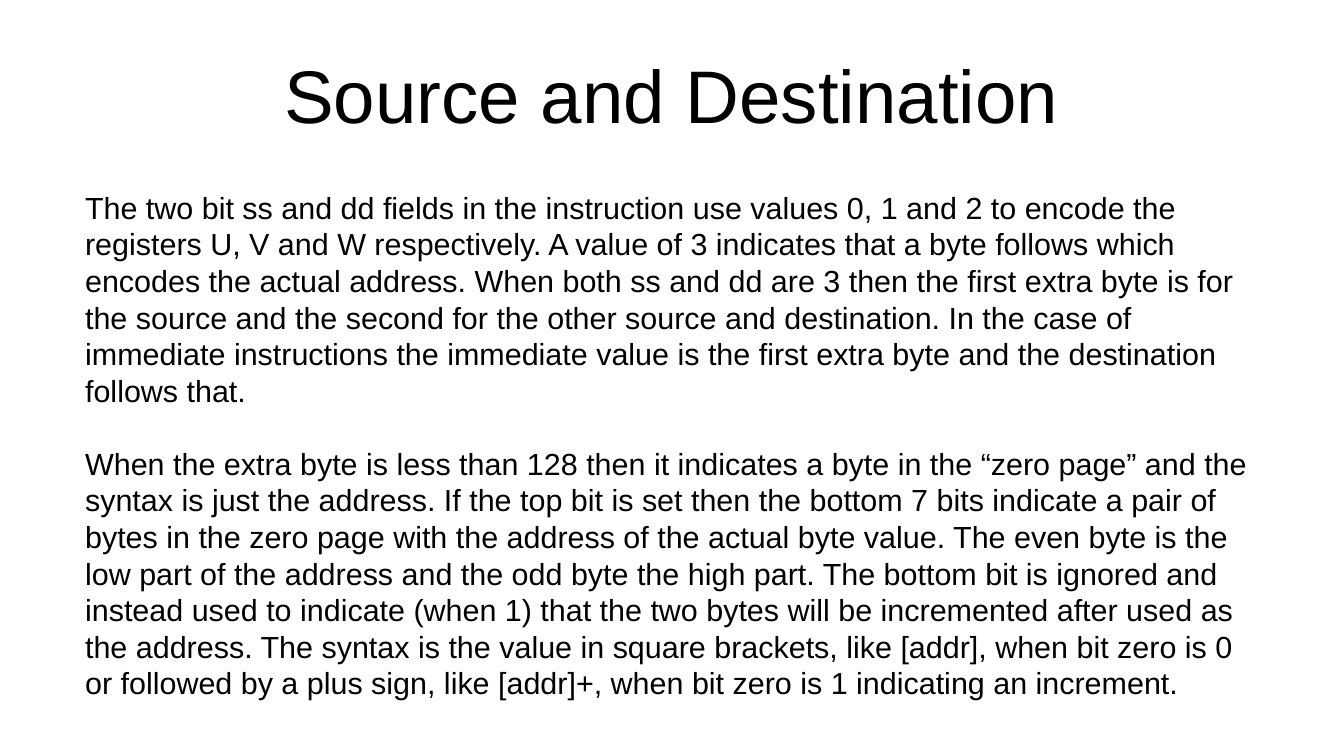
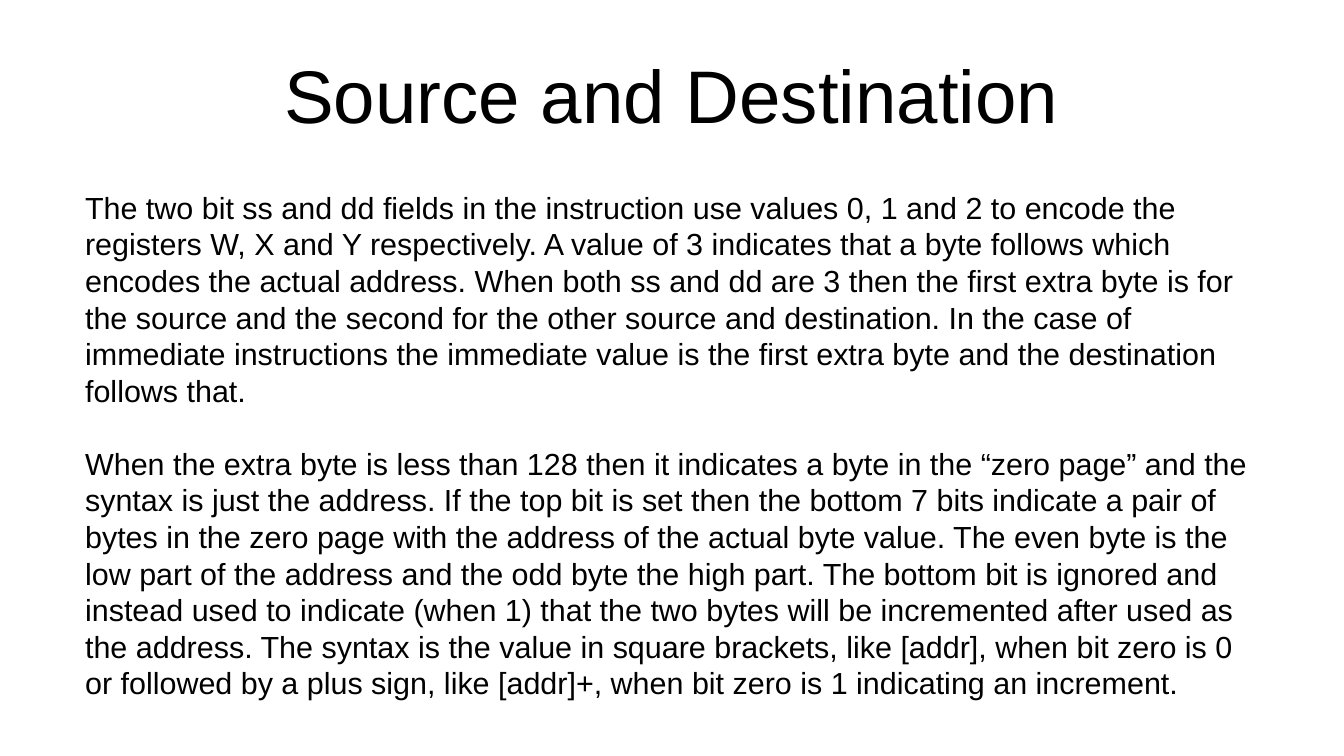
Before and after one commit to jeceljr/baby8, a slide deck: slide 6 of doc/baby8.odp. Drawn at 1344x756 pixels with LibreOffice and Linux fonts; fonts in the diff are those of the drawing. Boxes give left, top, right and bottom in pixels: in the first picture for what was removed or moved away, otherwise in the second. Text is boxed around its words. In the diff, an @@ line names an element or a change of style, - is before the commit and + after.

Commit message:
U and V look too much alike, so W, X and Y are better register names

```diff
--- a/doc/baby8.odp
+++ b/doc/baby8.odp
@@ text at (85,197,1233,403): text changed @@
-The two bit ss and dd fields in the instruction use values 0, 1 and 2 to encode the registers U, V and W respectively. A value of 3 indicates that a byte follows which encodes the actual address. When both ss and dd are 3 then the first extra byte is for the source and the second for the other source and destination. In the case of immediate instructions the immediate value is the first extra byte and the destination follows that.
+The two bit ss and dd fields in the instruction use values 0, 1 and 2 to encode the registers W, X and Y respectively. A value of 3 indicates that a byte follows which encodes the actual address. When both ss and dd are 3 then the first extra byte is for the source and the second for the other source and destination. In the case of immediate instructions the immediate value is the first extra byte and the destination follows that.
```
Also in this commit, not shown: 6 other slides changed, 1 other file.
